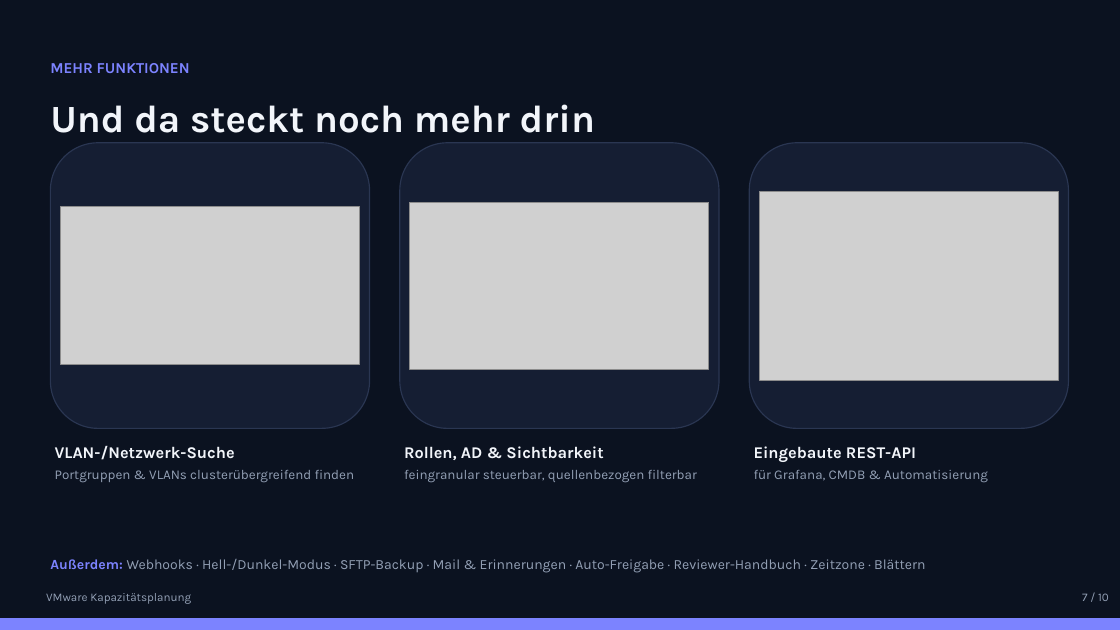
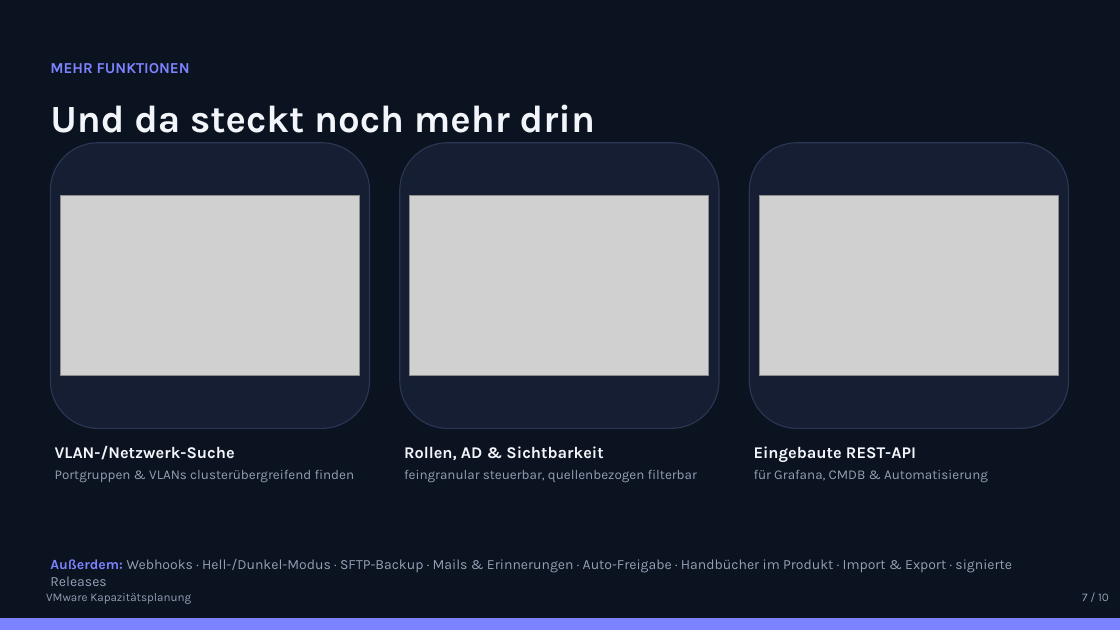
Before and after one commit to marcobockelbrink/marcobockelbrink.github.io, a slide deck: slide 7 of docs/praesentation/VMware-Kapazitaetsplanung.pptx. Drawn at 1120x630 pixels with LibreOffice and Linux fonts; fonts in the diff are those of the drawing; grey boxes stand for pictures. Boxes give left, top, right and bottom in pixels: in the first picture for what was removed or moved away, otherwise in the second. Text is boxed around its words. In the diff, an @@ line names an element or a change of style, - is before the commit and + after.

```diff
--- a/docs/praesentation/VMware-Kapazitaetsplanung.pptx
+++ b/docs/praesentation/VMware-Kapazitaetsplanung.pptx
@@ picture: place and size @@
-picture at (60,207,360,365)
+picture at (60,196,360,376)
@@ picture: place and size @@
-picture at (410,202,709,370)
+picture at (410,196,709,376)
@@ picture: place and size @@
-picture at (760,191,1059,380)
+picture at (760,196,1059,376)
@@ text at (50,559,1012,586): text changed @@
-Außerdem: Webhooks · Hell-/Dunkel-Modus · SFTP-Backup · Mail & Erinnerungen · Auto-Freigabe · Reviewer-Handbuch · Zeitzone · Blättern
+Außerdem: Webhooks · Hell-/Dunkel-Modus · SFTP-Backup · Mails & Erinnerungen · Auto-Freigabe · Handbücher im Produkt · Import & Export · signierte Releases
```
Also in this commit, not shown: 6 other slides changed, 9 other files.
